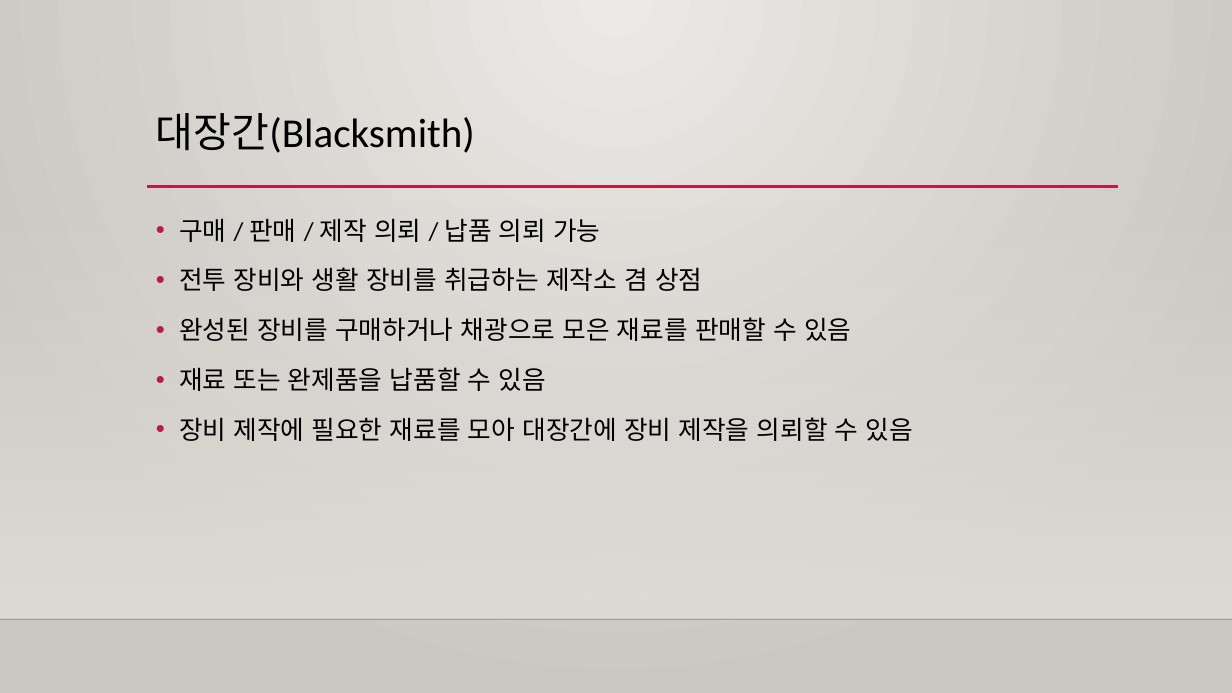
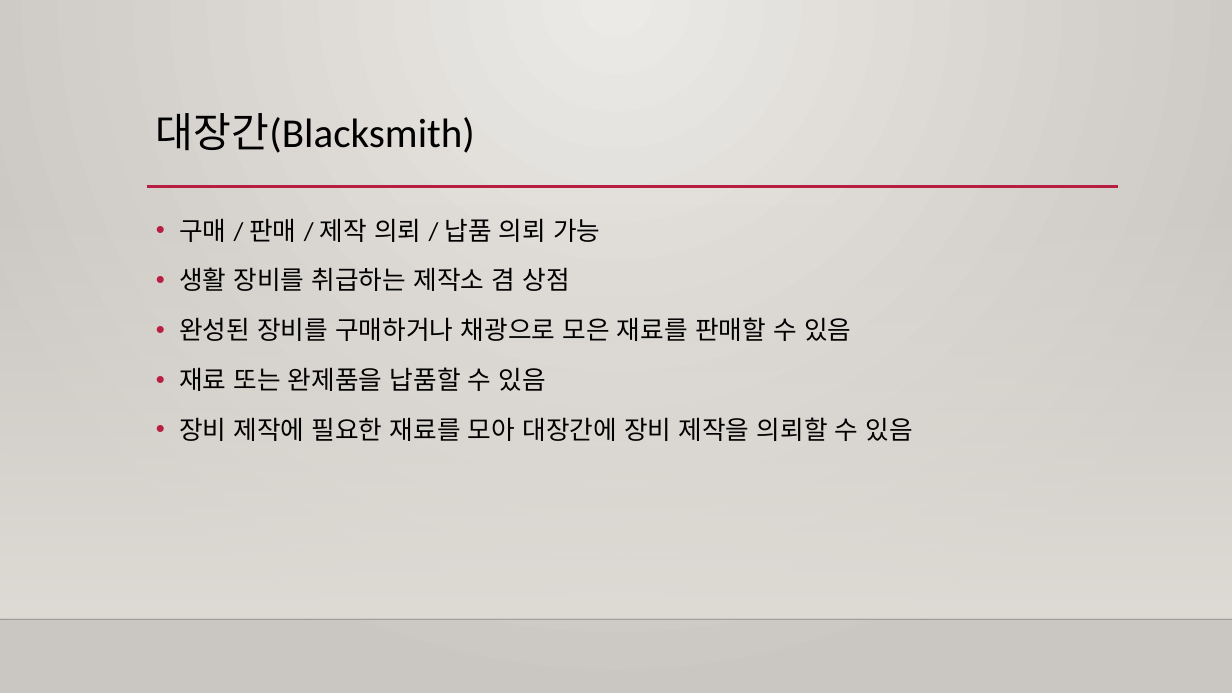
Before and after one commit to Raynia/Alchemist-Diary, a slide deck: slide 23 of Specification/Prototype/프로토타입 기획서.pptx (slide 21 before the commit). Drawn at 1232x693 pixels with LibreOffice and Linux fonts; fonts in the diff are those of the drawing; background and template pictures are left out. Boxes give left, top, right and bottom in pixels: in the first picture for what was removed or moved away, otherwise in the second. Text is boxed around its words. In the diff, an @@ line names an element or a change of style, - is before the commit and + after.

```diff
--- a/Specification/Prototype/프로토타입 기획서.pptx
+++ b/Specification/Prototype/프로토타입 기획서.pptx
@@ text at <box>179,267,569,291</box>: text changed @@
-• 전투 장비와 생활 장비를 취급하는 제작소 겸 상점
+• 생활 장비를 취급하는 제작소 겸 상점
```
Also in this commit, not shown: 13 other slides changed, 8 slides added.
